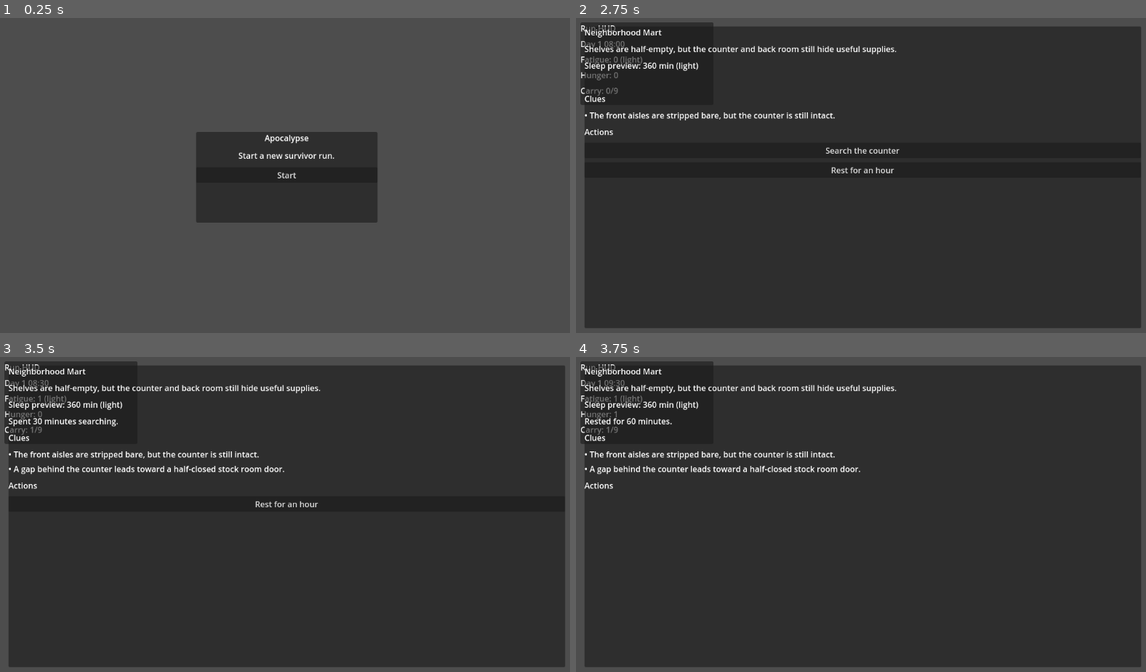
Above: before the commit, frames 1-4 (two rows, left to right).
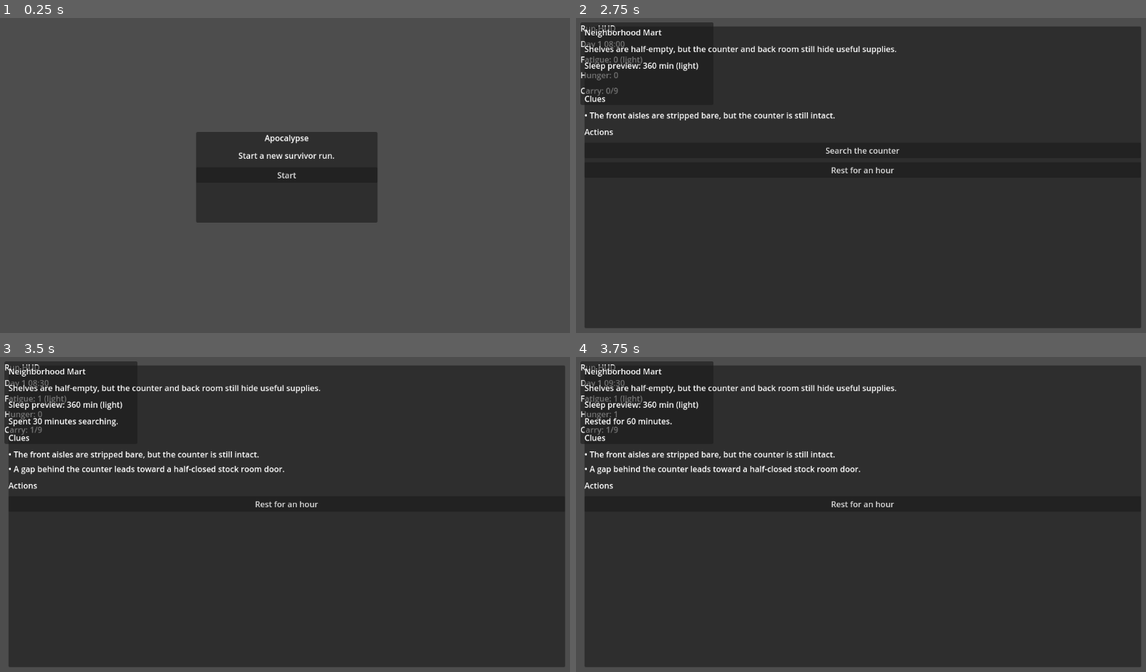
Above: after the commit, the same moments.

Repository: Pupre/apocalypse
Game: Godot game, scene res://scenes/bootstrap/main.tscn
The game is run twice, just before and just after one commit, with the same random seed, the same clock (stepped at 60 frames per second) and the same inputs.
Inputs:
- Up to frame 1 (0.25 s): no input
- Up to frame 2 (2.75 s): click "Start" at 0.5 s; click "Store Clerk" at 1.25 s; click "Confirm" at 2 s
- Up to frame 3 (3.5 s): click "Search the counter" at 2.75 s
- Up to frame 4 (3.75 s): click "Rest for an hour" at 3.5 s

Frames 1-3 are identical in both runs. In frame 4, less than 0.1% of the frame differs, in the area x 44-56%, y 45-48%.

Commit message:
fix: support repeatable indoor actions

Diff:
--- a/game/data/events/indoor/mart_01.json
+++ b/game/data/events/indoor/mart_01.json
@@ -18,6 +18,7 @@
     {
       "id": "search_counter",
       "label": "Search the counter",
+      "consume_on_use": true,
       "minute_cost": 30,
       "reveal_clue_ids": [
         "stock_room"
--- a/game/scripts/indoor/indoor_action_resolver.gd
+++ b/game/scripts/indoor/indoor_action_resolver.gd
@@ -48,7 +48,7 @@
 		if typeof(action_variant) == TYPE_DICTIONARY:
 			var action := action_variant as Dictionary
 			var action_id := String(action.get("id", ""))
-			if not spent_action_ids.has(action_id):
+			if not _action_consumes_on_use(action) or not spent_action_ids.has(action_id):
 				actions.append(action)
 
 	return actions
@@ -62,11 +62,11 @@
 
 
 func apply_action(run_state, event_data: Dictionary, event_state: Dictionary, action_id: String) -> bool:
-	if _is_action_spent(event_state, action_id):
+	var action := _get_action(event_data, action_id)
+	if action.is_empty():
 		return false
 
-	var action := _get_action(event_data, action_id)
-	if action.is_empty():
+	if _action_consumes_on_use(action) and _is_action_spent(event_state, action_id):
 		return false
 
 	if run_state != null:
@@ -99,10 +99,11 @@
 		elif int(action.get("sleep_minutes", 0)) > 0:
 			event_state["last_feedback_message"] = "Rested for %d minutes." % int(action.get("sleep_minutes", 0))
 
-	var spent_action_ids := _string_id_array(event_state.get("spent_action_ids", []))
-	if not spent_action_ids.has(action_id):
-		spent_action_ids.append(action_id)
-	event_state["spent_action_ids"] = spent_action_ids
+	if _action_consumes_on_use(action):
+		var spent_action_ids := _string_id_array(event_state.get("spent_action_ids", []))
+		if not spent_action_ids.has(action_id):
+			spent_action_ids.append(action_id)
+		event_state["spent_action_ids"] = spent_action_ids
 	var revealed_clue_ids := _string_id_array(event_state.get("revealed_clue_ids", []))
 	for clue_id_variant in action.get("reveal_clue_ids", []):
 		var clue_id := String(clue_id_variant)
@@ -143,3 +144,7 @@
 func _is_action_spent(event_state: Dictionary, action_id: String) -> bool:
 	var spent_action_ids := _string_id_array(event_state.get("spent_action_ids", []))
 	return spent_action_ids.has(action_id)
+
+
+func _action_consumes_on_use(action: Dictionary) -> bool:
+	return bool(action.get("consume_on_use", false))
--- a/game/tests/unit/test_indoor_actions.gd
+++ b/game/tests/unit/test_indoor_actions.gd
@@ -91,6 +91,35 @@
 		"Spent indoor actions should not be reusable."
 	)
 
+	var before_rest_clock_minute_of_day: int = run_state.clock.minute_of_day
+	var before_rest_fatigue: float = run_state.fatigue
+	assert_true(
+		resolver.apply_action(run_state, event_data, event_state, "rest"),
+		"Repeatable rest actions should still be usable after searching."
+	)
+	assert_eq(
+		run_state.clock.minute_of_day,
+		before_rest_clock_minute_of_day + 60,
+		"Rest should use sleep minutes and advance the clock."
+	)
+	assert_eq(
+		run_state.fatigue,
+		before_rest_fatigue,
+		"Rest should not add active-time fatigue."
+	)
+	assert_true(
+		resolver.apply_action(run_state, event_data, event_state, "rest"),
+		"Repeatable rest actions should stay usable after being used once."
+	)
+	assert_eq(
+		run_state.clock.minute_of_day,
+		before_rest_clock_minute_of_day + 120,
+		"Repeatable rest should keep advancing the clock."
+	)
+	actions = resolver.get_actions(event_data, event_state)
+	assert_eq(actions.size(), 1, "Repeatable rest should remain available after use.")
+	assert_eq(String(actions[0].get("id", "")), "rest", "Rest should remain in the action list after use.")
+
 	var full_run_state = run_state_script.from_survivor_config({
 		"job_id": "courier",
 		"trait_ids": PackedStringArray(["athlete"]),
--- a/game/tests/unit/test_survivor_creator.gd
+++ b/game/tests/unit/test_survivor_creator.gd
@@ -107,6 +107,33 @@
 		bootstrap.free()
 		return
 
+	var hud_clock_label := hud.get_node_or_null("Panel/VBox/ClockLabel") as Label
+	var result_label := indoor_mode.get_node_or_null("Panel/VBox/ResultLabel") as Label
+	var action_buttons := indoor_mode.get_node_or_null("Panel/VBox/ActionButtons") as VBoxContainer
+	if not assert_true(hud_clock_label != null, "HUD clock label should be present."):
+		bootstrap.free()
+		return
+	if not assert_true(result_label != null, "Indoor result label should be present."):
+		bootstrap.free()
+		return
+	if not assert_true(action_buttons != null, "Indoor action buttons container should be present."):
+		bootstrap.free()
+		return
+	assert_eq(hud_clock_label.text, "Day 1 08:00", "The run shell should start at the run-state clock.")
+	assert_eq(action_buttons.get_child_count(), 2, "Mart indoor mode should start with two actions.")
+
+	var search_button := action_buttons.get_child(0) as Button
+	if not assert_true(search_button != null, "The first indoor action should be a button."):
+		bootstrap.free()
+		return
+
+	search_button.emit_signal("pressed")
+	await process_frame
+
+	assert_eq(hud_clock_label.text, "Day 1 08:30", "Pressing the indoor action should advance the HUD clock.")
+	assert_true(result_label.text.find("Spent 30 minutes searching.") != -1, "Pressing the indoor action should refresh the result feedback.")
+	assert_eq(action_buttons.get_child_count(), 1, "The one-shot search action should be removed after use.")
+
 	bootstrap.free()
 	bootstrap = null
 	bootstrap_scene = null
